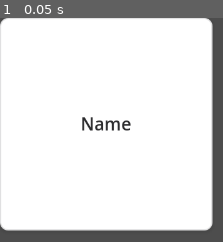
Above: before the commit, frame 1.
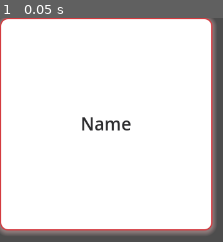
Above: after the commit, the same moment.

Repository: davidzywiec/mp-hot-rum
Game: Godot game, scene res://scenes/lobby/player_card.tscn
Same seed, same stepped clock (60 frames per second), same inputs: the game is played once before the commit and once after it. This scene is started directly instead of the project's main scene.
Inputs:
- Up to frame 1 (0.05 s): no input

The runs differ from the first frame. In frame 1, 5.1% of the frame differs, in the area x 0-97%, y 0-97%.

Commit message:
Fix lobby ready indicators for issue #4

Diff:
--- a/scripts/lobby/lobby_ui.gd
+++ b/scripts/lobby/lobby_ui.gd
@@ -25,6 +25,7 @@
 	theme = MORNING_DIGEST_THEME
 	_apply_card_button_theme_to_tree(self)
 	set_ui_actions(false)
+	_update_ready_button_label()
 	ready_btn.pressed.connect(set_ready_flag)
 	start_btn.pressed.connect(start_game)
 	SignalManager.host_changed.connect(_on_host_changed)
@@ -45,6 +46,7 @@
 
 func set_ready_flag() -> void:
 	ready_status = !ready_status
+	_update_ready_button_label()
 	SignalManager.player_ready.emit(ready_status)
 	if Network_Manager.handler is ClientHandler:
 		var peer_id: int = multiplayer.get_unique_id()
@@ -86,6 +88,8 @@
 		card.set_username(player_info.name)
 		card.set_ready(player_info.ready)
 		if player_info.peer_id == my_id:
+			ready_status = player_info.ready
+			_update_ready_button_label()
 			set_ready_connection(card)
 		if i == 0 and player_info.peer_id == multiplayer.get_unique_id():
 			all_ready = true
@@ -163,3 +167,8 @@
 	if button == null:
 		return
 	MDTheme.apply_button(button, 13)
+
+func _update_ready_button_label() -> void:
+	if ready_btn == null:
+		return
+	ready_btn.text = "Not Ready" if ready_status else "Ready"
--- a/scripts/lobby/player_card.gd
+++ b/scripts/lobby/player_card.gd
@@ -6,7 +6,6 @@
 var username_label : Label = $Label
 
 const MDTheme: GDScript = preload("res://scripts/ui/morning_digest_theme.gd")
-const TILE_READY_GLOW_COLOR := Color(0.290, 0.620, 1.0, 0.18)
 
 var _ready_state: bool = false
 
@@ -23,17 +22,14 @@
 func _apply_tile_style() -> void:
 	var style: StyleBoxFlat = StyleBoxFlat.new()
 	style.bg_color = MDTheme.BG_CARD
-	style.border_color = MDTheme.ACCENT_BLUE if _ready_state else MDTheme.BORDER_DEFAULT
-	style.border_width_left = 2
-	style.border_width_top = 2
-	style.border_width_right = 2
-	style.border_width_bottom = 2
+	style.border_color = MDTheme.ACCENT_GREEN if _ready_state else MDTheme.ACCENT_RED
+	style.set_border_width_all(2)
 	style.corner_radius_top_left = MDTheme.RADIUS_CARD
 	style.corner_radius_top_right = MDTheme.RADIUS_CARD
 	style.corner_radius_bottom_right = MDTheme.RADIUS_CARD
 	style.corner_radius_bottom_left = MDTheme.RADIUS_CARD
-	style.shadow_color = TILE_READY_GLOW_COLOR if _ready_state else MDTheme.SHADOW_CARD
-	style.shadow_size = 8 if _ready_state else 4
+	style.shadow_color = MDTheme.ACCENT_GREEN_BG if _ready_state else MDTheme.ACCENT_RED_BG
+	style.shadow_size = 8
 	style.shadow_offset = Vector2(0, 2)
 	add_theme_stylebox_override("panel", style)
 
--- a/scripts/ui/morning_digest_theme.gd
+++ b/scripts/ui/morning_digest_theme.gd
@@ -10,6 +10,10 @@
 const ACCENT_BLUE := Color(0.290, 0.620, 1.0, 1.0)
 const ACCENT_BLUE_BG := Color(0.780, 0.882, 1.0, 0.35)
 const ACCENT_BLUE_BORDER := Color(0.475, 0.710, 1.0, 0.5)
+const ACCENT_GREEN := Color(0.110, 0.620, 0.360, 1.0)
+const ACCENT_GREEN_BG := Color(0.750, 0.930, 0.830, 0.35)
+const ACCENT_RED := Color(0.830, 0.230, 0.250, 1.0)
+const ACCENT_RED_BG := Color(1.0, 0.800, 0.800, 0.35)
 const SHADOW_CARD := Color(0.0, 0.0, 0.0, 0.06)
 const RADIUS_CARD := 12
 const RADIUS_ITEM := 6
